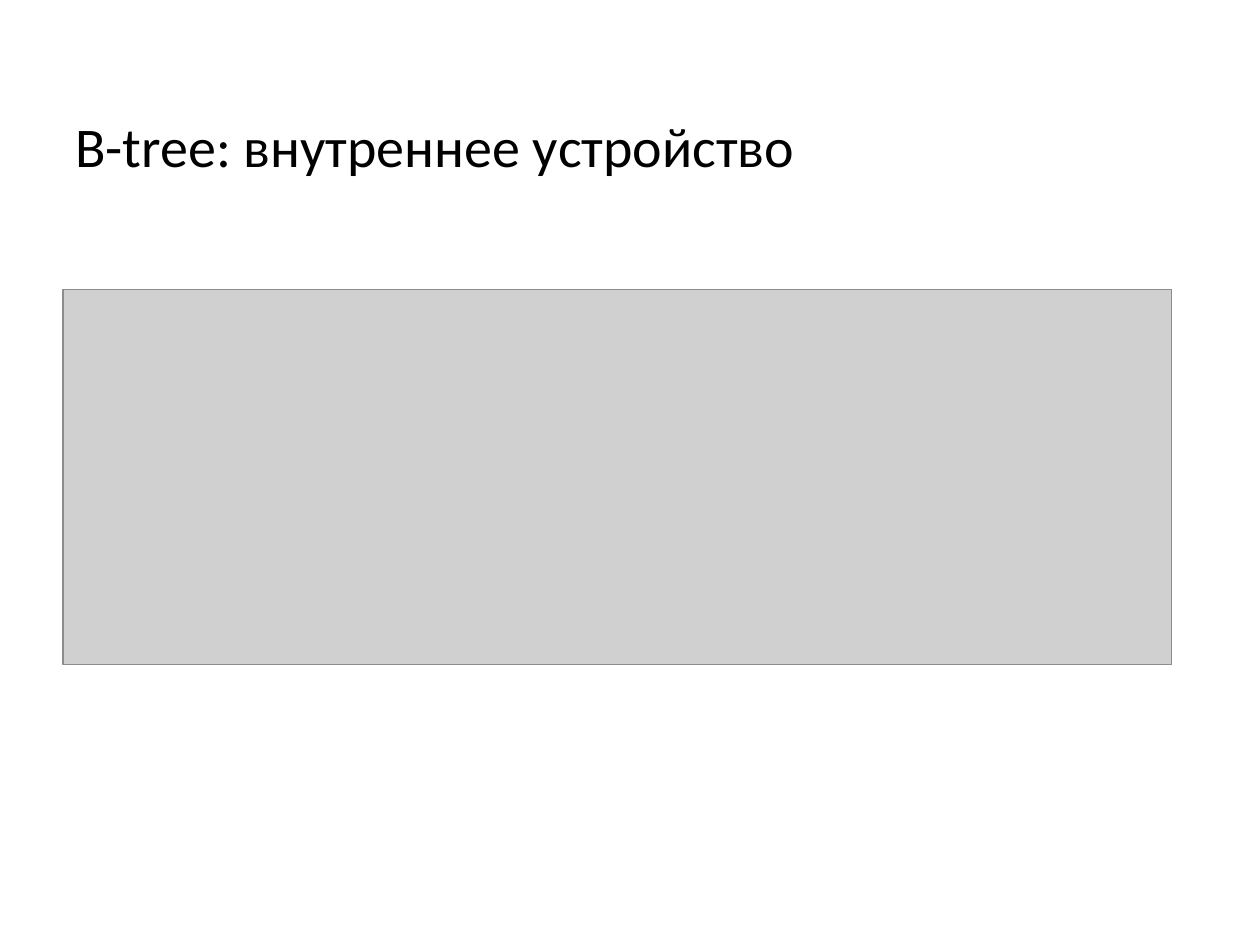
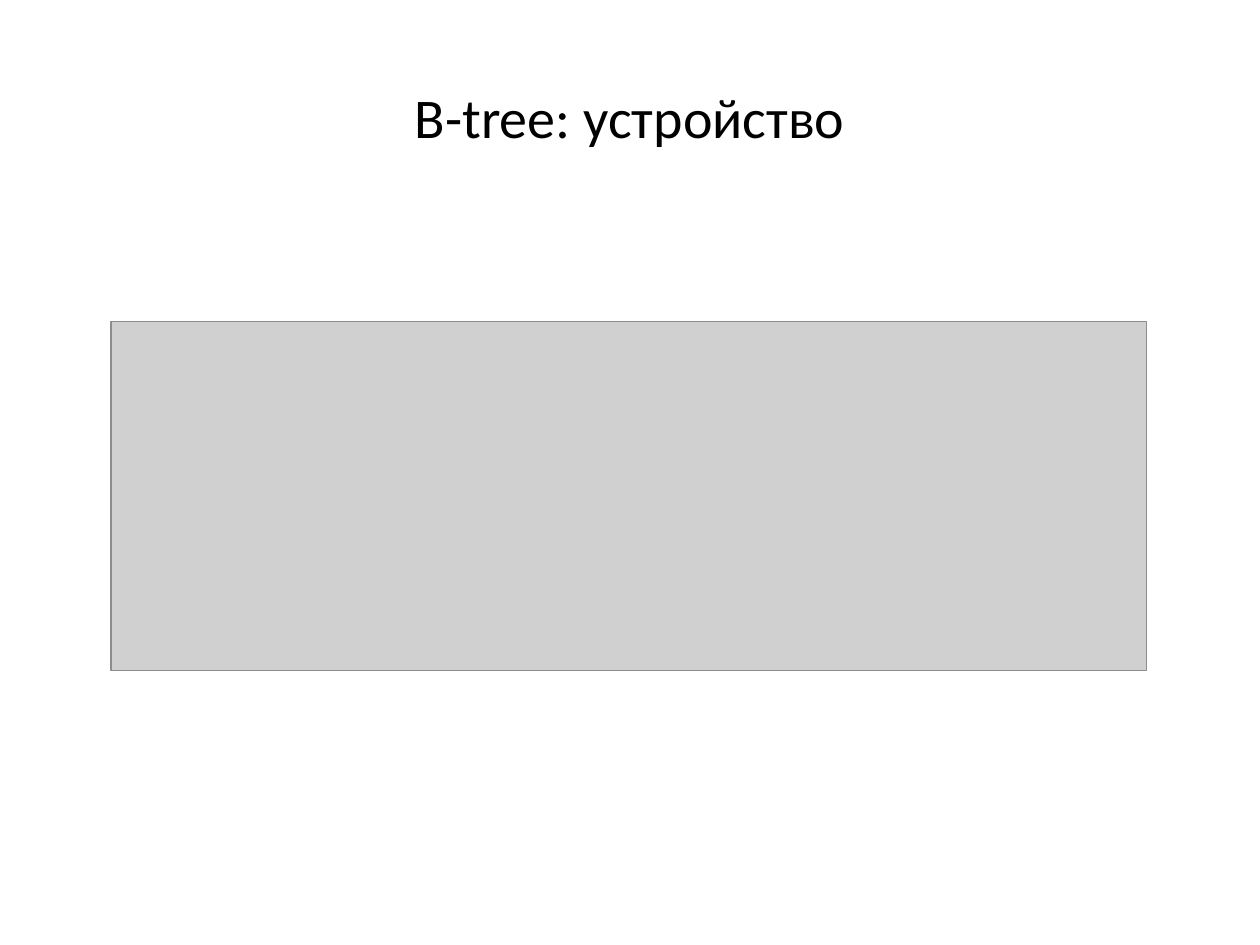
Before and after one commit to kostja/lectures, a slide deck: slide 16 of lecture2.odp (slide 6 before the commit). Drawn at 1260x945 pixels with LibreOffice and Linux fonts; fonts in the diff are those of the drawing; grey boxes stand for pictures; background and template pictures are left out. Boxes give left, top, right and bottom in pixels: in the first picture for what was removed or moved away, otherwise in the second. Text is boxed around its words. In the diff, an @@ line names an element or a change of style, - is before the commit and + after.

```diff
--- a/lecture2.odp
+++ b/lecture2.odp
@@ title at <box>415,100,844,147</box>: text changed @@
-B-tree: внутреннее устройство
+B-tree: устройство
@@ picture: place and size @@
-picture at <box>63,290,1172,665</box>
+picture at <box>111,321,1147,670</box>
```
Also in this commit, not shown: 3 other slides changed, 46 slides added, 51 slides removed, 53 other files.
